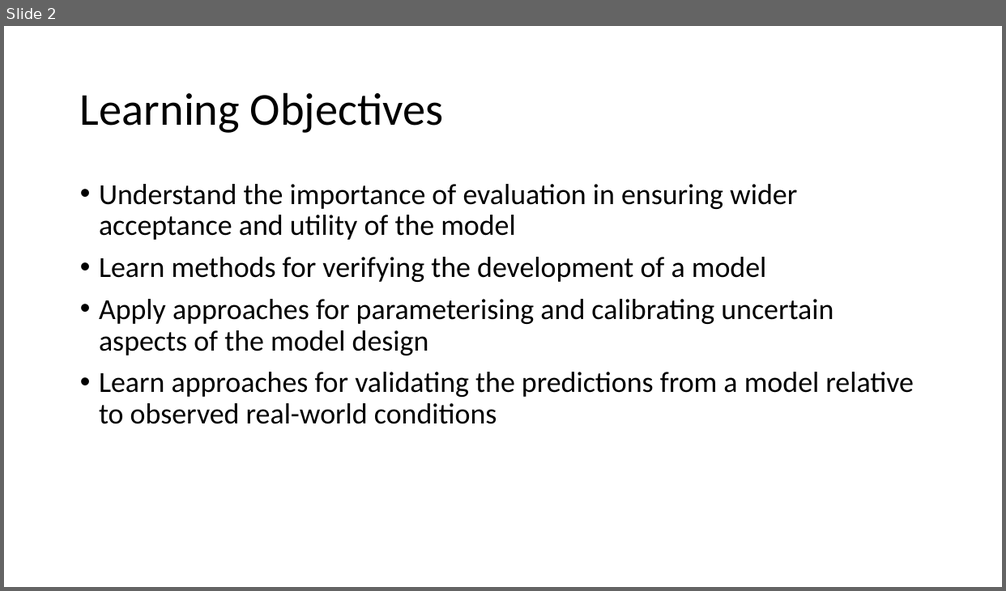
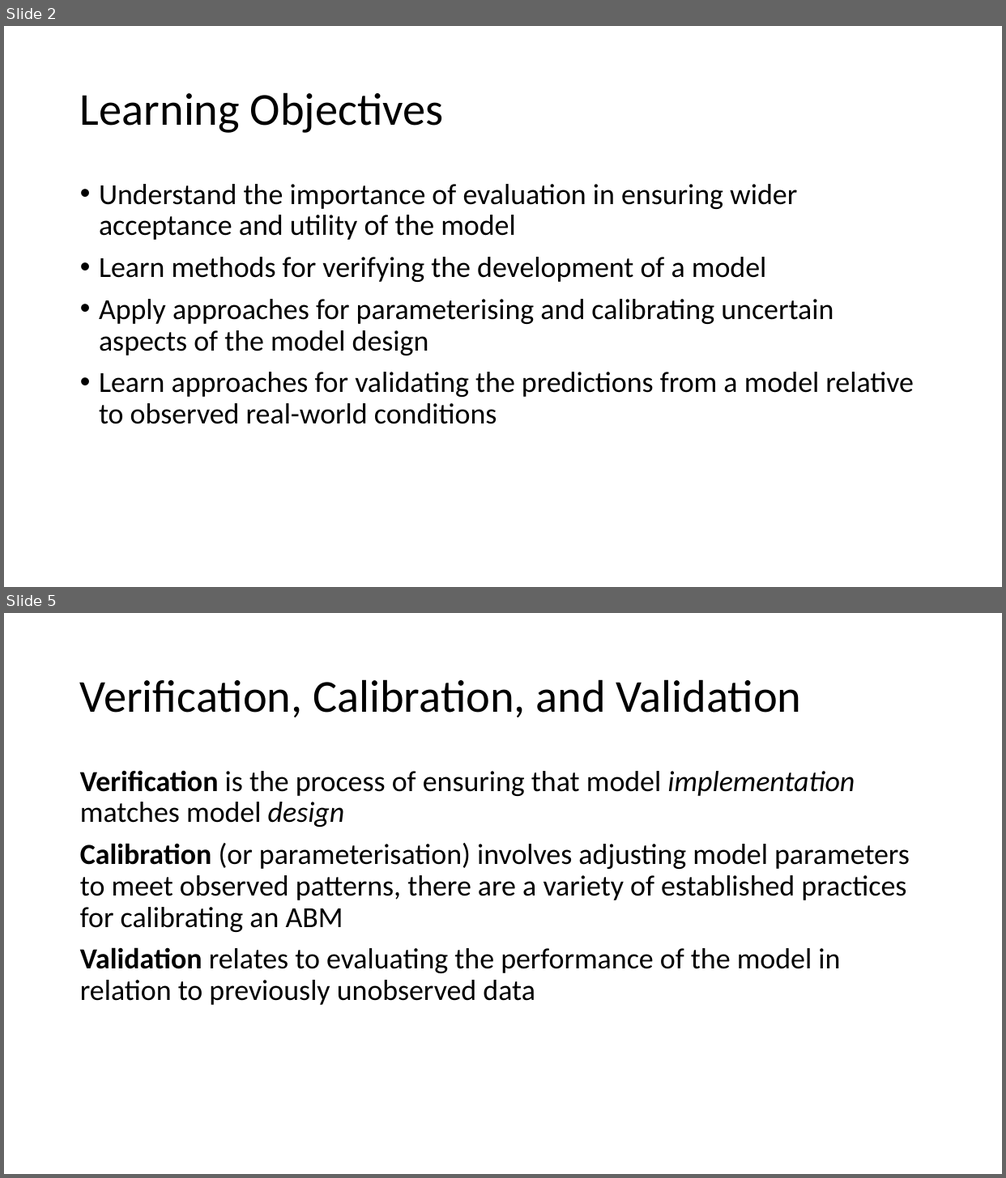
Before and after one commit to abmgis/abmgis, a slide deck: Chapter10-EvaluatingModels/Chapter10.pptx. Shown one above the other, each under a label of ours: slide 2 before the commit, slides 2 and 5 after it; the slides between them are not shown. The pictures are 1006x591 and 1006x1178 pixels, drawn with LibreOffice and Linux fonts; fonts in the diff are those of the drawing. Boxes give left, top, right and bottom in pixels: in the first picture for what was removed or moved away, otherwise in the second. Text is boxed around its words. In the diff, an @@ line names an element or a change of style, - is before the commit and + after.

```diff
--- a/Chapter10-EvaluatingModels/Chapter10.pptx
+++ b/Chapter10-EvaluatingModels/Chapter10.pptx
@@ slide 5 added at bbox=[4, 613, 1002, 1174], background #FFFFFF @@
@@ title added at bbox=[80, 679, 802, 717], 44 pt, text #000000 @@
+Verification, Calibration, and Validation
@@ text added at bbox=[80, 770, 910, 1005], 28 pt, text #000000 @@
+Verification is the process of ensuring that model implementation matches model design
+Calibration (or parameterisation) involves adjusting model parameters to meet observed patterns, there are a variety of established practices for calibrating an ABM
+Validation relates to evaluating the performance of the model in relation to previously unobserved data
```
Also in this commit, not shown: 2 slides changed, 12 other slides added, 1 slide removed.
